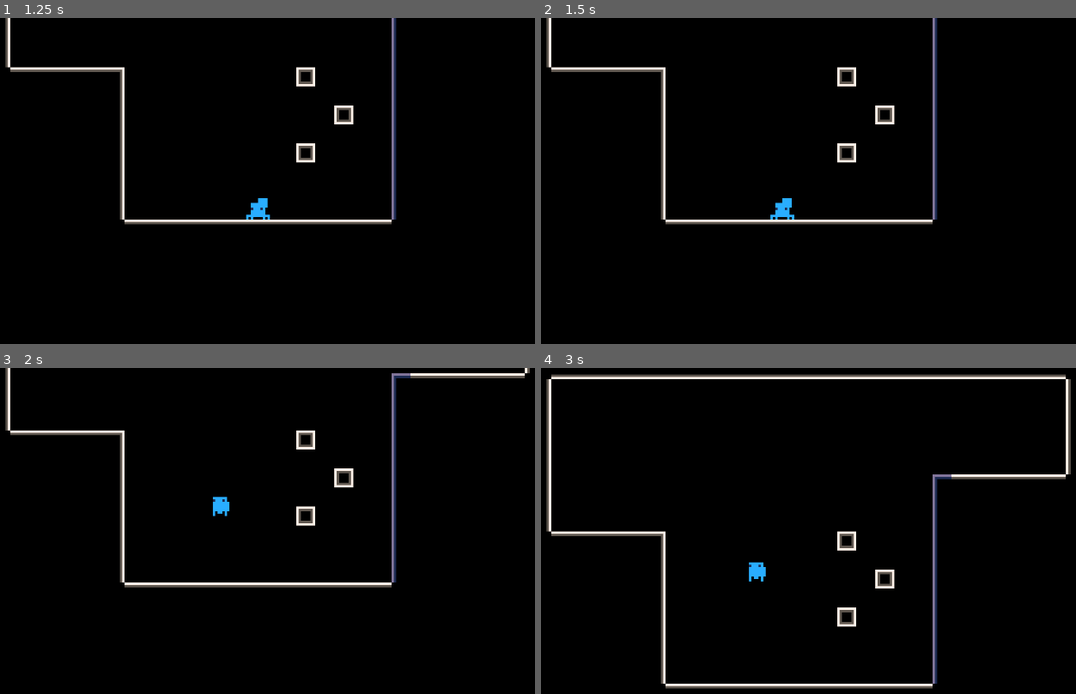
Above: before the commit, frames 1-4 (two rows, left to right).
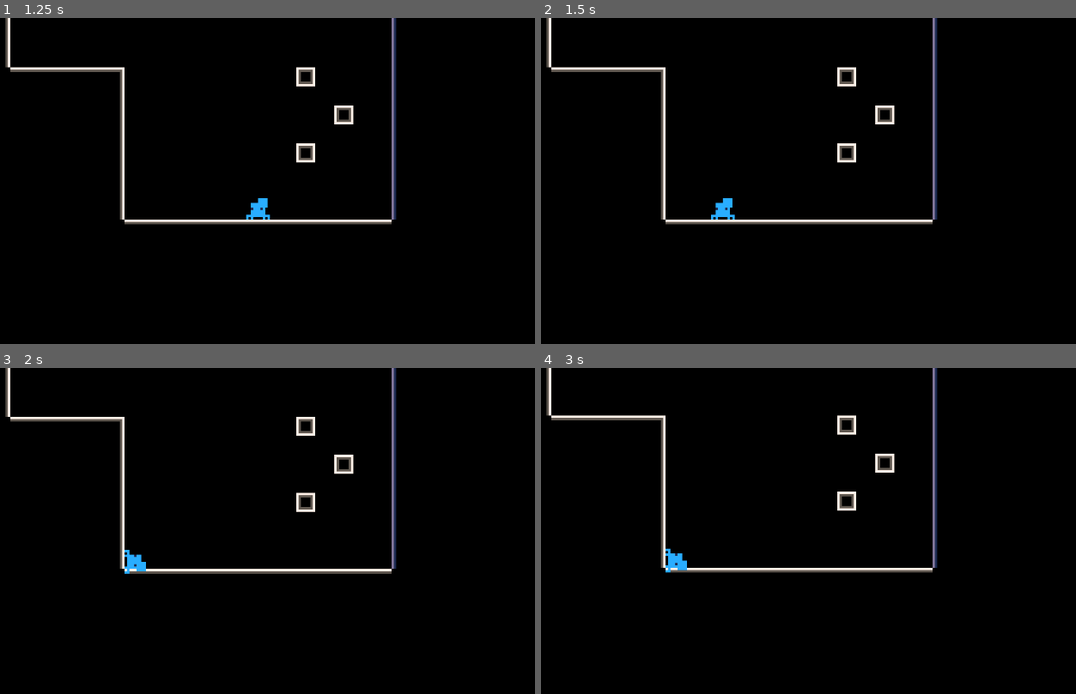
Above: after the commit, the same moments.

Repository: Flamenccio/spider-jump
Game: Godot game, scene res://test_world.tscn
Same seed, same stepped clock (60 frames per second), same inputs: the game is played once before the commit and once after it.
Inputs (mouse positions are in pixels of both pictures, inside the frame that each line leads up to):
- Up to frame 1 (1.25 s): tap Enter at 0.5 s; move the mouse to (406, 190) at 0.52 s; press the mouse at (406, 190) at 0.53 s; hold D (move_right) from 0.53 s (still down)
- Up to frame 2 (1.5 s): release D (move_right) at 1.25 s; release the mouse at (947, 190) at 1.25 s; drag from (664, 229) to (765, 288) at 1.27 s
- Up to frame 3 (2 s): no input
- Up to frame 4 (3 s): move the mouse to (867, 475) at 2.02 s; hold D (move_right) 2.03-2.75 s; tap Delete at 2.1 s; drag from (765, 638) to (594, 501) at 2.77 s

Frame 1 is identical in both runs. In frame 2, 0.4% of the frame differs, in the area x 31-48%, y 55-62%; in frame 3, 3.9%; in frame 4, 7.3%, in the area x 0-100%, y 0-99%.

Commit message:
use move and slide instead of move and collide

Diff:
--- a/player.gd
+++ b/player.gd
@@ -10,14 +10,6 @@
 var _gravity_scale: float
 
 func _ready() -> void:
-	pass
-
-
-func on_stick() -> void:
-	pass
-
-
-func on_unstick() -> void:
 	pass
 
 
--- a/scenes/player.tscn
+++ b/scenes/player.tscn
@@ -365,11 +365,9 @@
 [connection signal="entered" from="StateMachine/StateMachinePlayer" to="StateMachine" method="_on_state_machine_player_entered"]
 [connection signal="exited" from="StateMachine/StateMachinePlayer" to="StateMachine" method="_on_state_machine_player_exited"]
 [connection signal="transited" from="StateMachine/StateMachinePlayer" to="StateMachine" method="state_transition"]
-[connection signal="land_on_ground" from="CollisionHandler" to="." method="on_stick"]
 [connection signal="land_on_ground" from="CollisionHandler" to="StateMachine" method="set_property" binds= ["ground_type", "ground"]]
 [connection signal="land_on_normal" from="CollisionHandler" to="." method="_rotate_against_normal"]
 [connection signal="land_on_slip" from="CollisionHandler" to="StateMachine" method="set_property" binds= ["ground_type", "slip"]]
-[connection signal="leave_ground" from="CollisionHandler" to="." method="on_unstick"]
 [connection signal="leave_ground" from="CollisionHandler" to="StateMachine" method="set_property" binds= ["ground_type", "air"]]
 [connection signal="body_shape_entered" from="GroundDetector" to="CollisionHandler" method="_on_body_shape_entered" unbinds=1]
 [connection signal="body_shape_exited" from="GroundDetector" to="CollisionHandler" method="_on_body_shape_exited" unbinds=1]
--- a/states/aim.gd
+++ b/states/aim.gd
@@ -3,7 +3,6 @@
 @export var _player: CharacterBody2D
 @export var _animator: AnimatedSprite2D
 @export var _jump_force: float = 1.0
-var _jump_vector: Vector2
 var _pull_input: Vector2
 var _jumped: bool = false
 
@@ -28,12 +27,15 @@
 
 
 func _jump() -> void:
-	_jump_vector = _pull_input * _jump_force * -1
-	set_shared_variable('momentum', _jump_vector)
+	if _jumped:
+		return
+	var _jump_vector = _pull_input * _jump_force * -1
+	#set_shared_variable('momentum', _jump_vector)
+	_player.velocity = _jump_vector
 	_jumped = true
 
 
 func tick_state(delta: float) -> void:
 	if not _jumped:
 		return
-	_player.move_and_collide(_jump_vector * delta)
+	_player.move_and_slide()
--- a/states/crawl.gd
+++ b/states/crawl.gd
@@ -15,9 +15,10 @@
 
 	# Only move and collide when input is given
 	if crawl_vector.length() == 0:
-		set_shared_variable('momentum', Vector2.ZERO)
+		_player.velocity = Vector2.ZERO
 		return
 
-	var movement = crawl_vector * _move_speed * delta
-	_player.move_and_collide(movement)
-	set_shared_variable('momentum', movement)
+	var movement = crawl_vector * _move_speed
+	_player.velocity = movement
+	_player.move_and_slide()
+	#set_shared_variable('momentum', movement)
--- a/states/entry.gd
+++ b/states/entry.gd
@@ -1,4 +1,5 @@
 extends BehaviorState
 
 func _machine_ready() -> void:
-	set_shared_variable('momentum', Vector2.ZERO)
+	#set_shared_variable('momentum', Vector2.ZERO)
+	pass
--- a/states/fall.gd
+++ b/states/fall.gd
@@ -7,10 +7,10 @@
 
 func enter_state() -> void:
 	_animator.play('fall')
-	motion = get_shared_variable('momentum')
+	#motion = get_shared_variable('momentum')
 
 
 func tick_state(delta: float) -> void:
-	motion += Vector2(0.0, _gravity_acceleration)
-	_player.velocity = motion
+	#motion += Vector2(0.0, _gravity_acceleration)
+	_player.velocity += Vector2(0.0, _gravity_acceleration)
 	_player.move_and_slide()
--- a/states/idle.gd
+++ b/states/idle.gd
@@ -5,15 +5,6 @@
 @export var _player: CharacterBody2D
 
 func enter_state() -> void:
-	set_shared_variable('momentum', Vector2.ZERO)
+	#set_shared_variable('momentum', Vector2.ZERO)
+	_player.velocity = Vector2.ZERO
 	_animator.play('idle')
-
-
-func tick_state(delta: float) -> void:
-	"""
-	var rotation_angle = _player.rotation
-	var down_angle = rotation_angle - 3 * PI / 2.0
-	var down_vector = Vector2.from_angle(down_angle)
-	var stick_force_magnitude = gravity_force * _gravity_scale
-	_player.apply_force(down_vector * stick_force_magnitude)
-	"""
